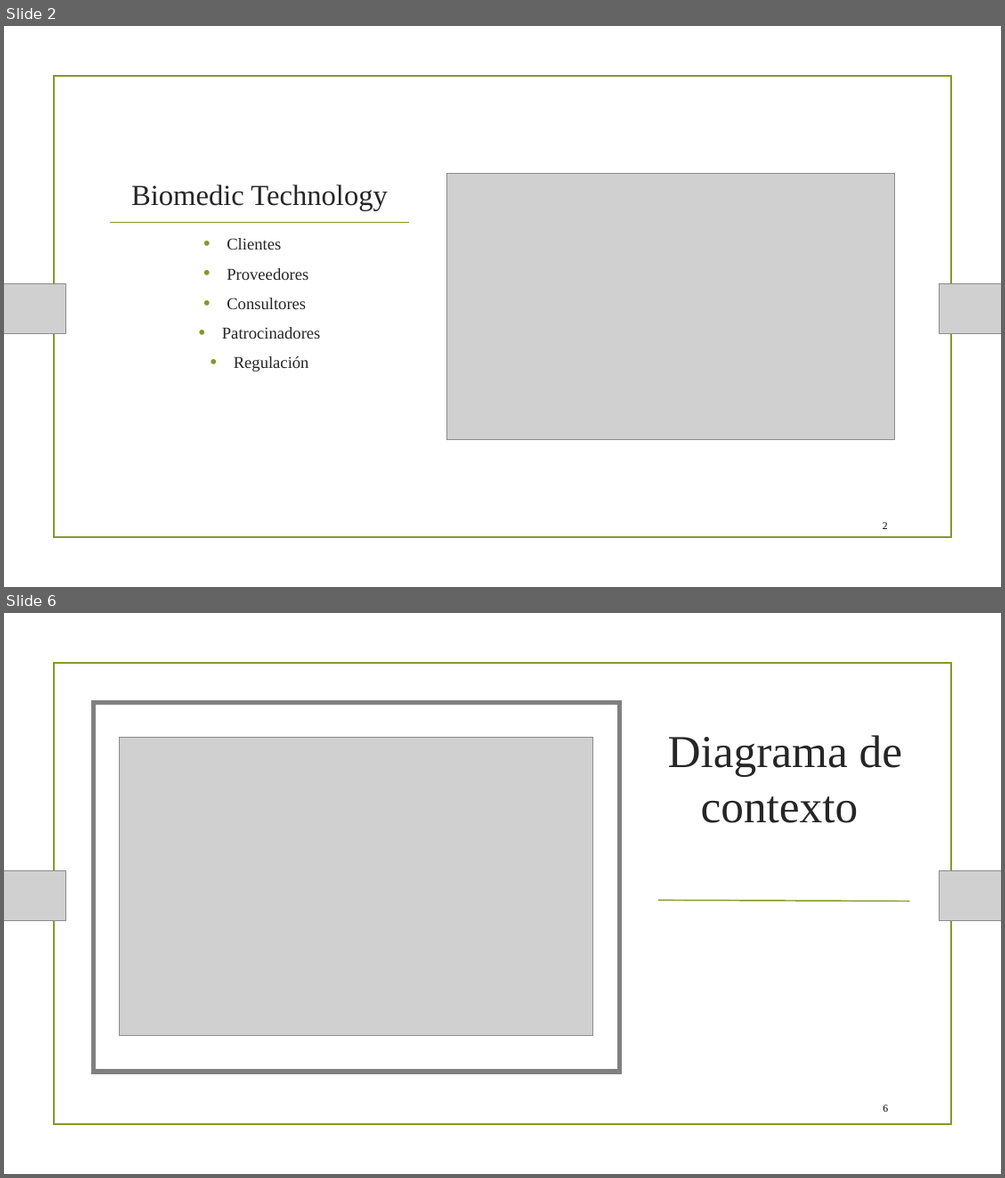
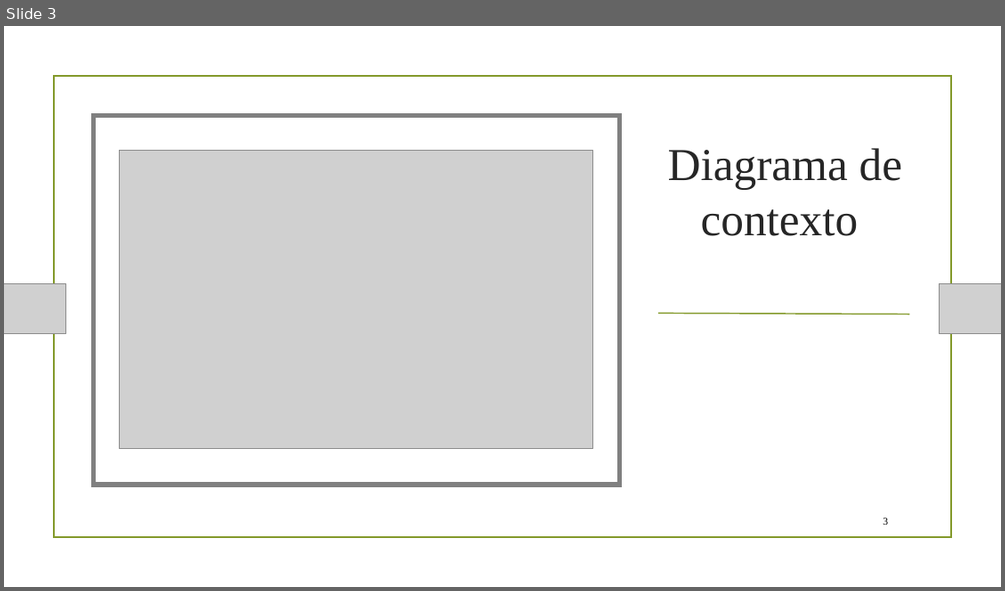
Before and after one commit to Angeloib98/BIATRONIC, a slide deck: Presentación Semana 2.pptx. Shown one above the other, each under a label of ours: slides 2 and 6 before the commit, slide 3 after it; the slides between them are not shown. The pictures are 1005x1178 and 1005x591 pixels, drawn with LibreOffice and Linux fonts; fonts in the diff are those of the drawing; grey boxes stand for pictures; background and template pictures are left out. Boxes give left, top, right and bottom in pixels: in the first picture for what was removed or moved away, otherwise in the second. Text is boxed around its words. In the diff, an @@ line names an element or a change of style, - is before the commit and + after.

```diff
--- a/Presentación Semana 2.pptx
+++ b/Presentación Semana 2.pptx
@@ slide 2 removed at [4, 26, 1001, 587], background picture (left out) @@
@@ rectangle removed at [4, 26, 1001, 587] @@
@@ rectangle removed at [53, 76, 951, 538] @@
@@ title removed at [131, 184, 388, 210] @@
-Biomedic Technology
@@ picture removed at [447, 174, 895, 440] @@
@@ line removed from (110, 223) to (409, 223) @@
@@ text removed at [222, 238, 321, 371] @@
-• Clientes
-• Proveedores
-• Consultores
-• Patrocinadores
-• Regulación
@@ picture removed at [4, 284, 66, 333] @@
@@ picture removed at [939, 284, 1001, 333] @@
@@ page number removed at [882, 522, 888, 529] @@
-2
@@ what was slide 6 is now slide 3 @@
@@ page number at [882, 517, 888, 524]: text changed @@
-6
+3
```
Also in this commit, not shown: 6 slides changed, 6 slides added, 1 other slide removed.
